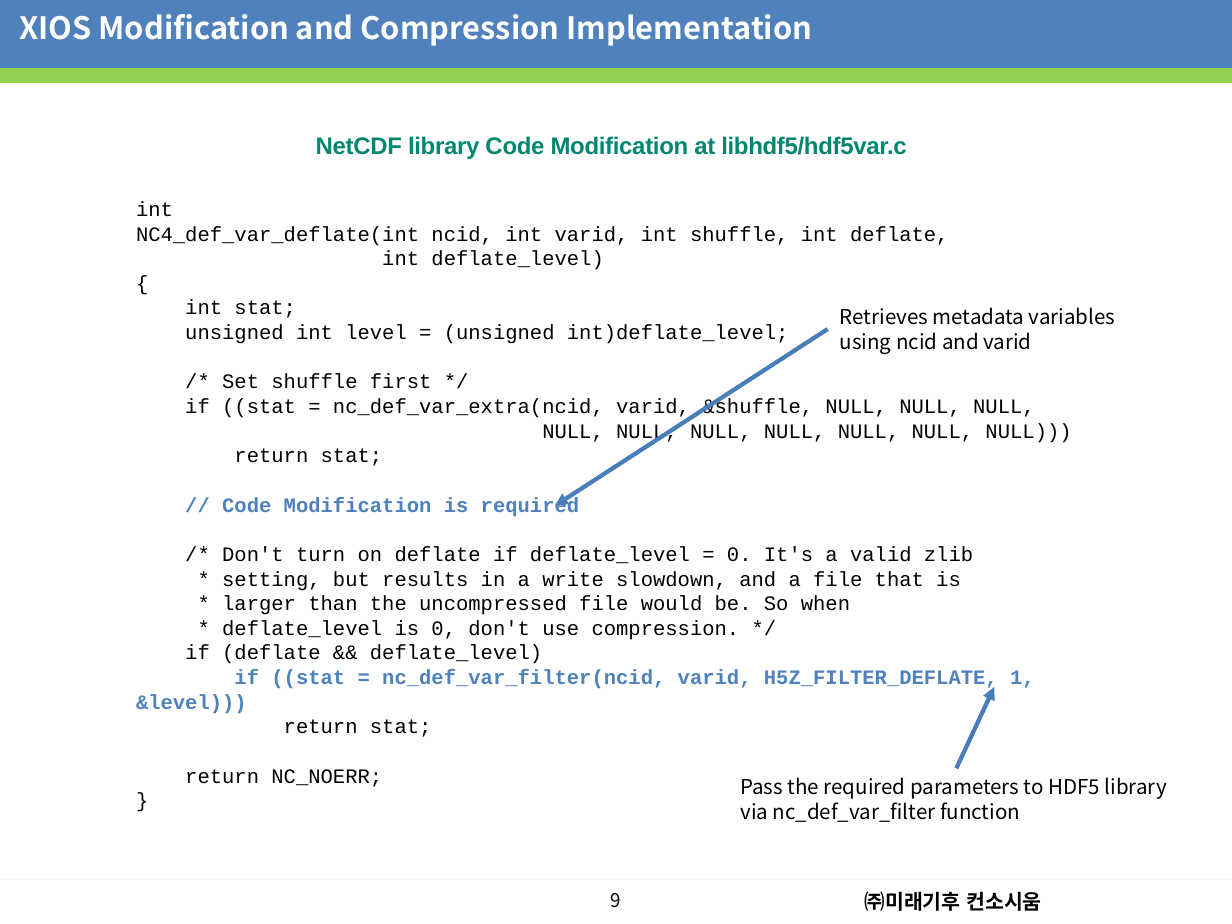
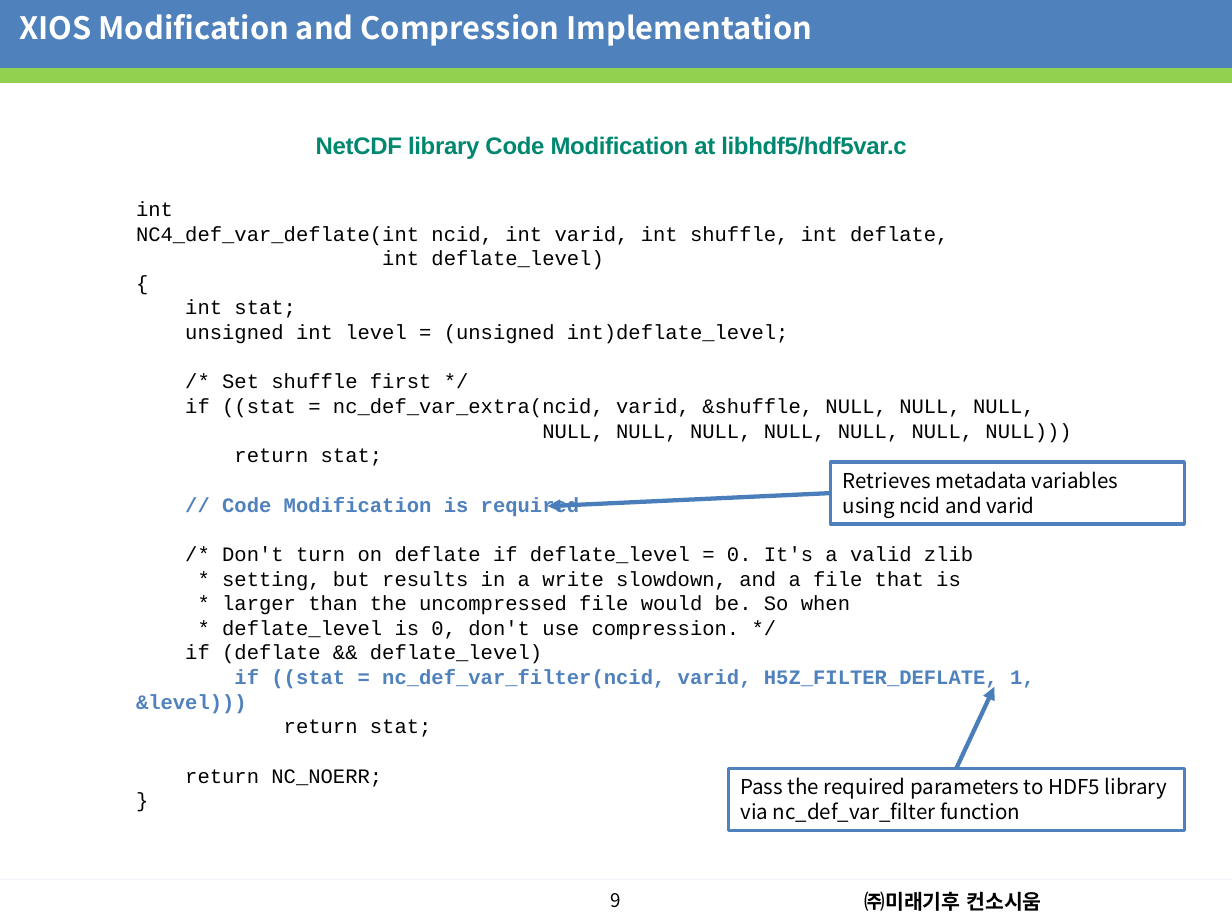
Before and after one commit to dhanifudin/presentation, a slide deck: slide 10 of seminar/Seminar20230725.pptx. Drawn at 1232x924 pixels with LibreOffice and Linux fonts; fonts in the diff are those of the drawing; background and template pictures are left out. Boxes give left, top, right and bottom in pixels: in the first picture for what was removed or moved away, otherwise in the second. Text is boxed around its words. In the diff, an @@ line names an element or a change of style, - is before the commit and + after.

```diff
--- a/seminar/Seminar20230725.pptx
+++ b/seminar/Seminar20230725.pptx
@@ rectangle "Retrieves metadata variables using ncid ..." at <box>830,462,1184,524</box>: fill none to #FFFFFF; outline none to #4F81BD 2 pt @@
@@ rectangle "Retrieves metadata variables using ncid ...": place and size @@
-rectangle "Retrieves metadata variables using ncid ..." at <box>840,307,1115,354</box>
+rectangle "Retrieves metadata variables using ncid ..." at <box>830,462,1184,524</box>
@@ arrow moved from (828, 329) - (554, 505) to (830, 493) - (548, 506) @@
@@ rectangle "Pass the required parameters to ...": place and size @@
-rectangle "Pass the required parameters to ..." at <box>740,777,1167,822</box>
+rectangle "Pass the required parameters to ..." at <box>728,769,1184,830</box>
@@ rectangle "Pass the required parameters to ..." at <box>728,769,1184,830</box>: fill none to #FFFFFF; outline none to #4F81BD 2 pt @@
```
Also in this commit, not shown: 13 other slides changed.
